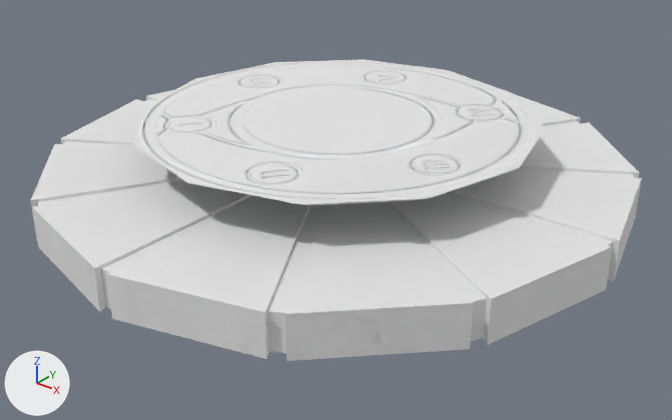
Two versions of the Blender file actors/props/checkpoint/checkpoint.blend, one commit apart.
One viewpoint serves both versions: a 50 mm lens placed at (3.15, -3.97, 2.35), pointed at (0.07, -0.11, -0.05). Arrows for +X, +Y and +Z are at lower left; the lights stay in place.

The first picture shows 'hoarder-col'.
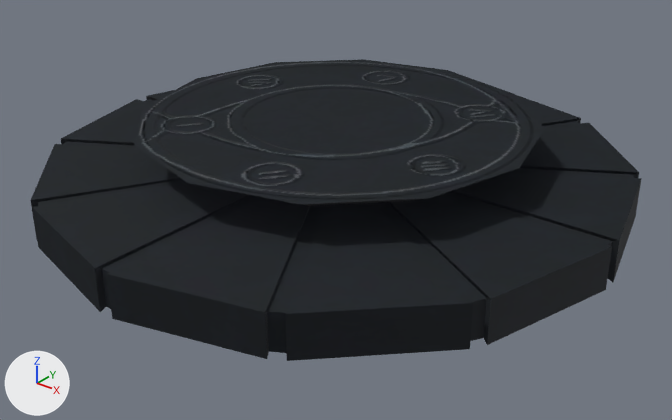
The change, as a list of edits to the scene's bpy script:
```text
Add img_color_png:
    img_color_png = load_image('color.png', 'textures/color.png', 512, 512, 'sRGB')
Add img_normalmap_png_002:
    img_normalmap_png_002 = load_image('normalmap.png.002', 'textures/normalmap.png', 512, 512, 'sRGB')
Add img_emissive_jpg_002:
    img_emissive_jpg_002 = load_image('Emissive.jpg.002', 'textures/Emissive.jpg', 512, 512, 'sRGB')
Add mat_pad:
    mat_pad = bpy.data.materials.new('Pad')
    # uses the picture img_color_png
    # uses the picture img_emissive_jpg_002
    # uses the picture img_normalmap_png_002
Change me_hoarder:
    where me_hoarder.from_pydata(...)  # 146 vertices, 133 faces; spans x -1.74..1.72, y -0.01..0.48, z -1.73..1.73
    remove me_hoarder.materials.append(mat_material)
    add me_hoarder.materials.append(mat_pad)
```

Location of each change, [x1, y1, x2, y2] in pixels of the pictures (672 x 420 px):
'hoarder-col', recoloured (white to black)
    both: [30, 59, 641, 361]
